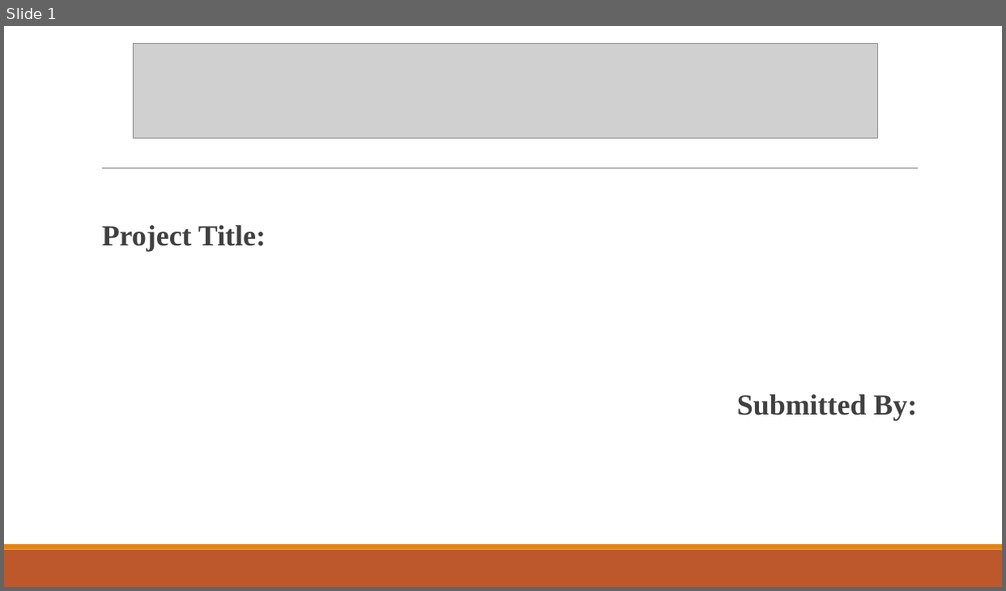
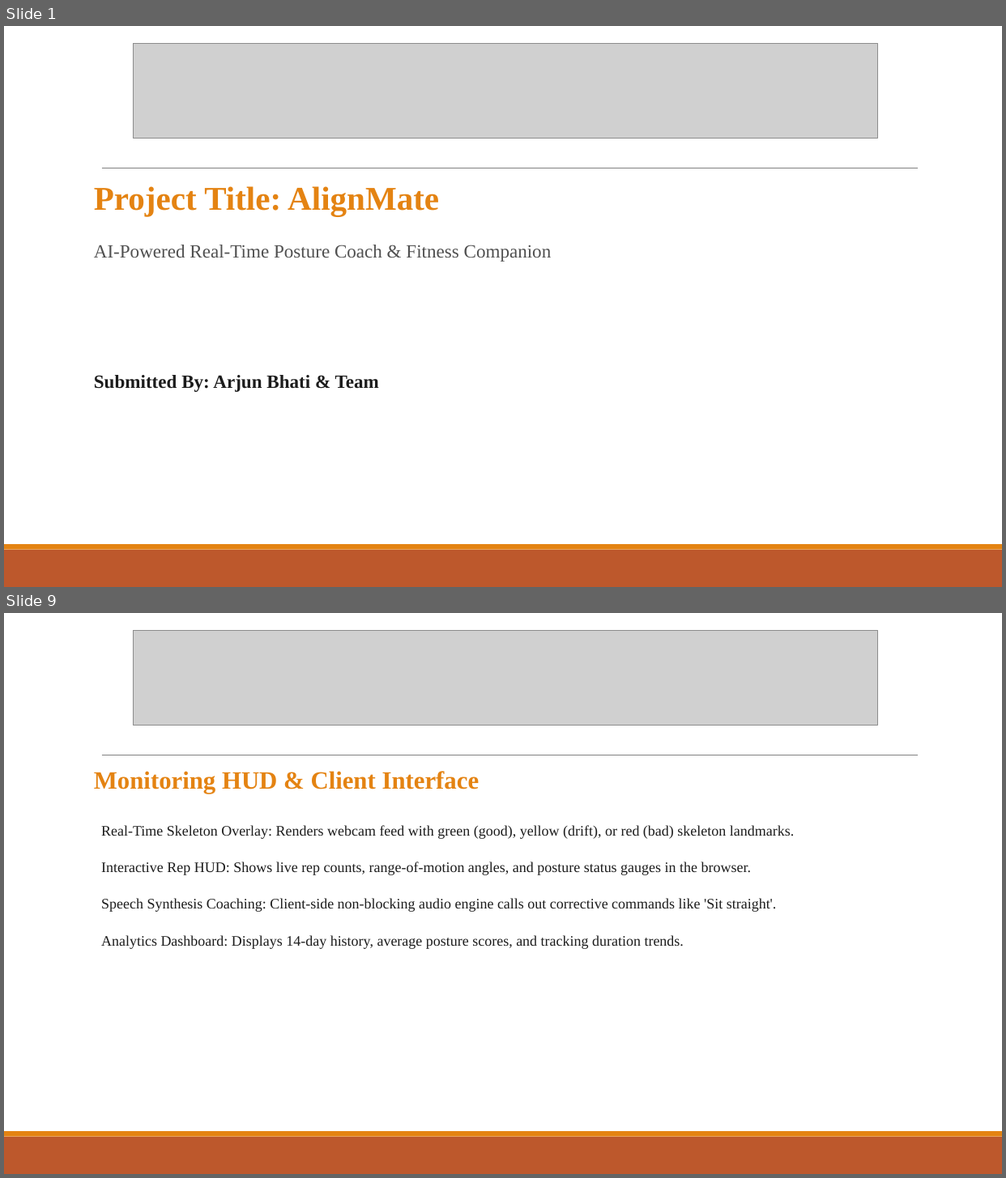
Before and after one commit to cartibhati/AlignMate-Fullstack, a slide deck: Presentation_PPt.pptx. Shown one above the other, each under a label of ours: slide 1 before the commit, slides 1 and 9 after it; the slides between them are not shown. The pictures are 1006x591 and 1006x1178 pixels, drawn with LibreOffice and Linux fonts; fonts in the diff are those of the drawing; grey boxes stand for pictures. Boxes give left, top, right and bottom in pixels: in the first picture for what was removed or moved away, otherwise in the second. Text is boxed around its words. In the diff, an @@ line names an element or a change of style, - is before the commit and + after.

```diff
--- a/Presentation_PPt.pptx
+++ b/Presentation_PPt.pptx
@@ slide 9 added at bbox=[4, 613, 1002, 1174], background #FFFFFF; not listed: 3 template elements that a slide beside it also shows @@
@@ picture added at bbox=[134, 630, 878, 726] @@
@@ text added at bbox=[94, 771, 794, 949], 14 pt, text #1C1C1C @@
+Monitoring HUD & Client Interface
+  Real-Time Skeleton Overlay: Renders webcam feed with green (good), yellow (drift), or red (bad) skeleton landmarks.
+  Interactive Rep HUD: Shows live rep counts, range-of-motion angles, and posture status gauges in the browser.
+  Speech Synthesis Coaching: Client-side non-blocking audio engine calls out corrective commands like 'Sit straight'.
+  Analytics Dashboard: Displays 14-day history, average posture scores, and tracking duration trends.
@@ slide 1 changed as well @@
@@ text at bbox=[94, 186, 552, 392]: text changed; size 28 to 18 pt; text colour #404040 to #505050 @@
-  Project Title:
-  Submitted By:
+Project Title: AlignMate
+AI-Powered Real-Time Posture Coach & Fitness Companion
+Submitted By: Arjun Bhati & Team
```
Also in this commit, not shown: 1 other slide changed, 7 other slides added, 3 slides removed, 1 other file.
